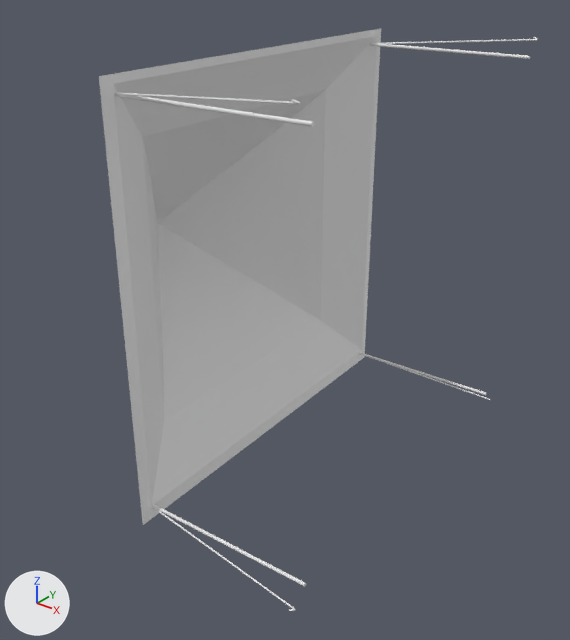
Before and after pictures for a commit that changed the OBJ model resources/models/Normalized/BuildingNonResidential/m474.obj.
One viewpoint serves both versions: a 50 mm lens placed at (1.256, -1.373, 0.7), pointed at (0.222, -0.08, -0.101). Lighting does not change. The marker at lower left points along +X, +Y and +Z. Where no turn or scale is listed for an object, it has been applied to the vertices.

Names of what the first picture shows: 'm474'.
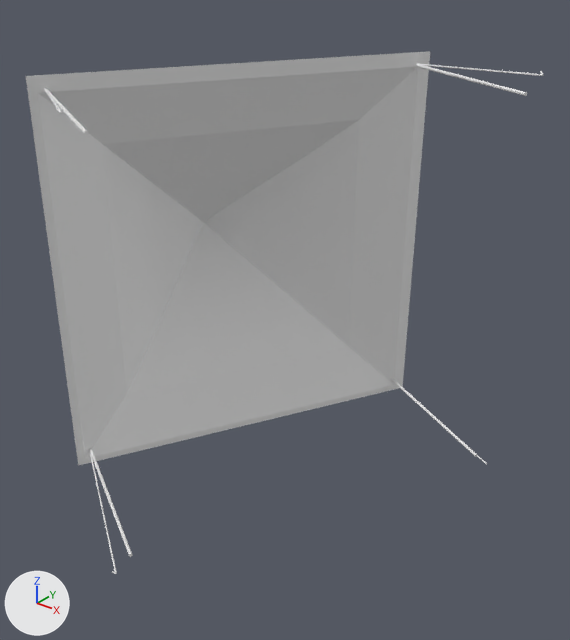
The edits, one by one:
me_m474 is used by ob_m474; location (0.0, 0.0, 0.0).
me_m474 had 5366 vertices, 10680 faces and spanned x -0.312..0.551, y -0.481..0.519, z -0.5..0.492.
me_m474 now has 4979 vertices, 9905 faces and spans x -0.261..0.656, y -0.638..0.362, z -0.469..0.466.
me_m474 part 1: the loose piece of 434 vertices spanning x 0.538..0.551, y -0.464..-0.456, z 0.484..0.492 is turned -30.3 degrees about the z axis through its middle and scaled by 0.942, then moved by (-0.317, -0.176, -0.025).
me_m474 part 2: the loose piece of 434 vertices spanning x 0.128..0.547, y -0.447..-0.418, z 0.446..0.454 is multiplied about its middle by the matrix ((0.787, 0.237, 0.156), (-0.511, 0.245, 0.295), (0.083, -0.328, 0.333)), then moved by (-0.272, -0.099, -0.003).
me_m474 part 3: the loose piece of 434 vertices spanning x 0.081..0.501, y 0.451..0.48, z -0.462..-0.454 is multiplied about its middle by the matrix ((0.859, 0.146, 0.156), (-0.379, 0.301, 0.295), (-0.068, -0.335, 0.333)), then moved by (0.172, -0.209, 0.013).
me_m474 part 4: the loose piece of 434 vertices spanning x 0.13..0.549, y -0.46..-0.444, z -0.495..-0.457 is multiplied about the mesh origin by the matrix ((0.858, -0.39, -0.009), (-0.39, -0.858, 0.004), (-0.01, 0.0, -0.942)).
me_m474 part 5: the loose piece of 434 vertices spanning x 0.127..0.547, y -0.448..-0.419, z -0.461..-0.453 is multiplied about the mesh origin by the matrix ((0.858, -0.39, -0.009), (-0.39, -0.858, 0.004), (-0.01, 0.0, -0.942)).
me_m474 part 6: the loose piece of 158 vertices spanning x -0.312..0.134, y -0.481..0.493, z -0.489..0.486 is rebuilt with 50 vertices and now spans x -0.261..0.307, y -0.457..0.362, z -0.459..0.46.
me_m474 part 7: a new loose piece of 420 vertices spanning x -0.111..0.225, y -0.634..-0.423, z -0.463..-0.424.
me_m474 part 8: a new loose piece of 398 vertices spanning x 0.277..0.631, y 0.147..0.335, z -0.433..-0.422.
me_m474 part 9: a new loose piece of 357 vertices spanning x -0.105..0.25, y -0.609..-0.421, z 0.423..0.434.
me_m474 part 10: a new loose piece of 282 vertices spanning x -0.113..0.242, y -0.606..-0.418, z -0.431..-0.42.
me_m474 part 11: the loose piece of 434 vertices spanning x 0.13..0.549, y -0.459..-0.443, z 0.45..0.487 is deleted.
me_m474 part 12: the loose piece of 434 vertices spanning x 0.082..0.502, y 0.452..0.481, z 0.445..0.453 is deleted.
me_m474 part 13: the loose piece of 434 vertices spanning x 0.084..0.499, y 0.455..0.514, z -0.496..-0.458 is deleted.
me_m474 part 14: the loose piece of 434 vertices spanning x 0.084..0.5, y 0.456..0.515, z 0.449..0.486 is deleted.

Boxes [x1, y1, x2, y2] around the edits, measured in the pictures (570 x 640 px; the box of a moved part takes in the faces that stretch with it):
'm474', reshaped (18% wider, 10% shorter)
    before: [99, 29, 538, 611]
    after: [26, 51, 544, 574]
part 1 of me_m474, moved or reshaped
    before: [291, 99, 300, 104]
    after: [56, 108, 62, 114]
part 2 of me_m474, moved or reshaped
    before: [115, 94, 314, 127]
    after: [44, 88, 63, 114]
part 3 of me_m474, moved or reshaped
    before: [358, 352, 486, 395]
    after: [477, 455, 486, 464]
part 4 of me_m474, moved or reshaped
    before: [152, 507, 295, 609]
    after: [417, 63, 542, 76]
part 5 of me_m474, moved or reshaped
    before: [152, 504, 306, 587]
    after: [415, 64, 527, 96]
part 6 of me_m474, rebuilt (43% wider, 16% shorter)
    before: [99, 29, 381, 525]
    after: [26, 51, 430, 466]
part 7 of me_m474, added
    after: [89, 451, 117, 573]
part 8 of me_m474, added
    after: [391, 378, 477, 457]
part 9 of me_m474, added
    after: [45, 88, 89, 135]
part 10 of me_m474, added
    after: [89, 449, 133, 557]
part 11 of me_m474, deleted
    before: [115, 92, 300, 105]
part 12 of me_m474, deleted
    before: [371, 43, 530, 59]
part 13 of me_m474, deleted
    before: [377, 360, 489, 400]
part 14 of me_m474, deleted
    before: [380, 39, 537, 44]
